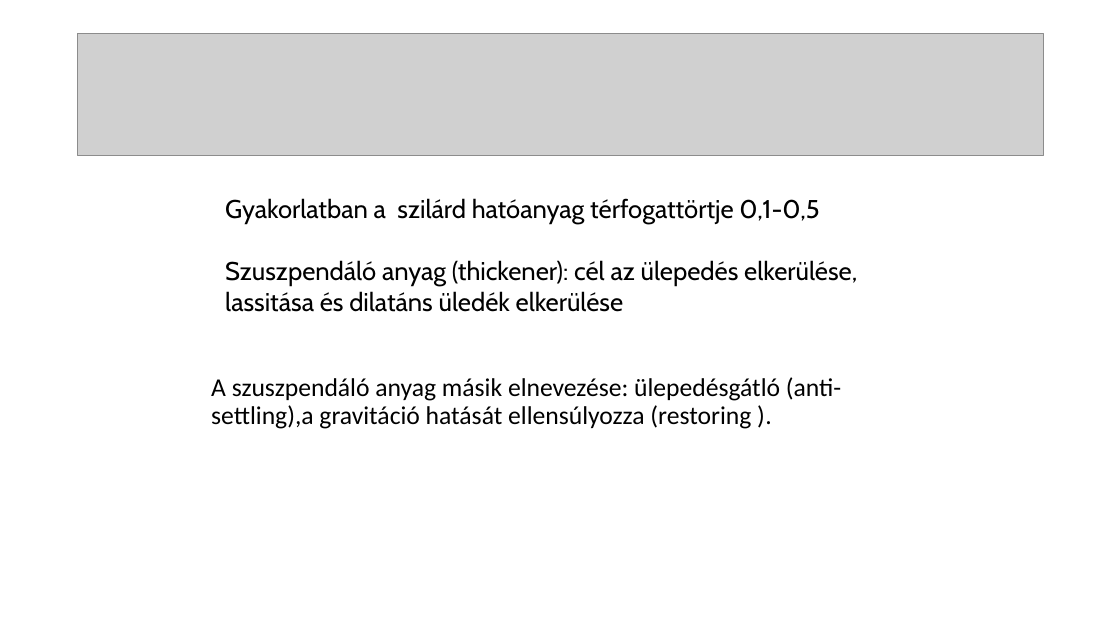
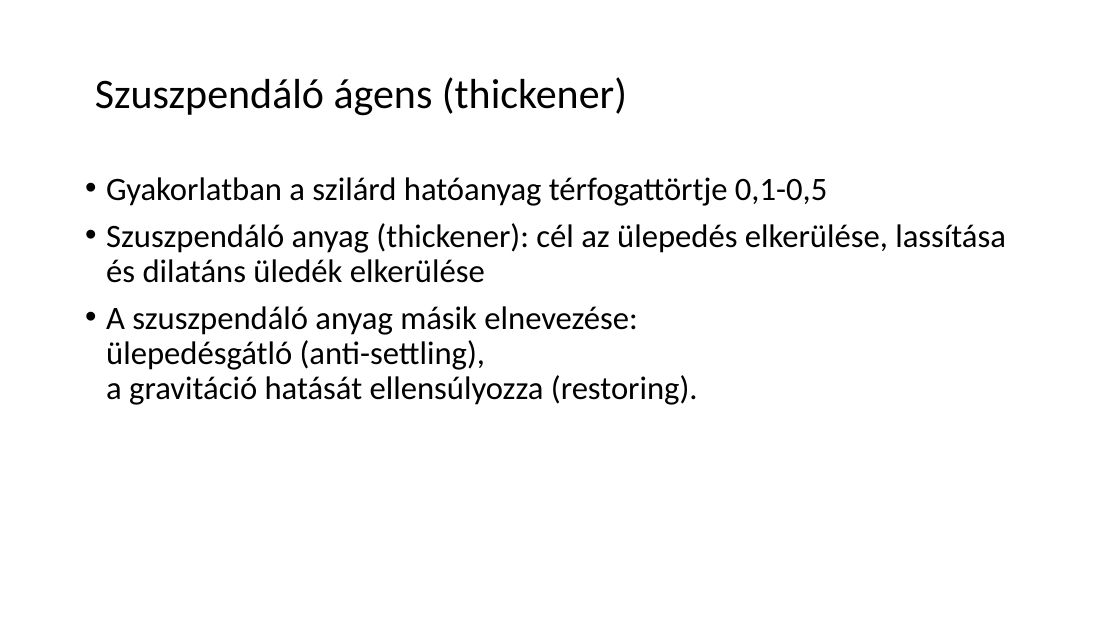
Before and after one commit to LilianaBohus/chemistry-presenations, a slide deck: slide 15 of oil-based-suspensions.ppt (slide 16 before the commit). Drawn at 1120x630 pixels with LibreOffice and Linux fonts; fonts in the diff are those of the drawing; grey boxes stand for pictures. Boxes give left, top, right and bottom in pixels: in the first picture for what was removed or moved away, otherwise in the second. Text is boxed around its words. In the diff, an @@ line names an element or a change of style, - is before the commit and + after.

```diff
--- a/oil-based-suspensions.ppt
+++ b/oil-based-suspensions.ppt
@@ picture removed at bbox=[77, 34, 1043, 155] @@
@@ title added at bbox=[95, 77, 627, 116], 36 pt, text #000000 @@
+Szuszpendáló ágens (thickener)
@@ text "Gyakorlatban a szilárd hatóanyag térfogattörtje ...": place and size @@
-text "Gyakorlatban a szilárd hatóanyag térfogattörtje ..." at bbox=[225, 198, 857, 312]
+text "Gyakorlatban a szilárd hatóanyag térfogattörtje ..." at bbox=[106, 177, 1006, 405]
@@ text at bbox=[106, 177, 827, 206]: size 22 to 28 pt, font Cabin to Calibri in "Gyakorlatban a szilárd hatóanyag térfogattörtje 0,1-0,5"; bullet none to •; line spacing 1 to 0.9; more space between paragraphs @@
@@ text at bbox=[106, 223, 1006, 405]: text changed; size 22 to 28 pt; font Cabin to Calibri @@
-Szuszpendáló anyag (thickener): cél az ülepedés elkerülése, lassitása és dilatáns üledék elkerülése
+• Szuszpendáló anyag (thickener): cél az ülepedés elkerülése, lassítása és dilatáns üledék elkerülése
+• A szuszpendáló anyag másik elnevezése:
+  ülepedésgátló (anti-settling),
+  a gravitáció hatását ellensúlyozza (restoring).
@@ text removed at bbox=[211, 377, 841, 429] @@
-A szuszpendáló anyag másik elnevezése: ülepedésgátló (anti-settling),a gravitáció hatását ellensúlyozza (restoring ).
```
Also in this commit, not shown: 9 other slides changed, 3 slides added, 3 slides removed.
